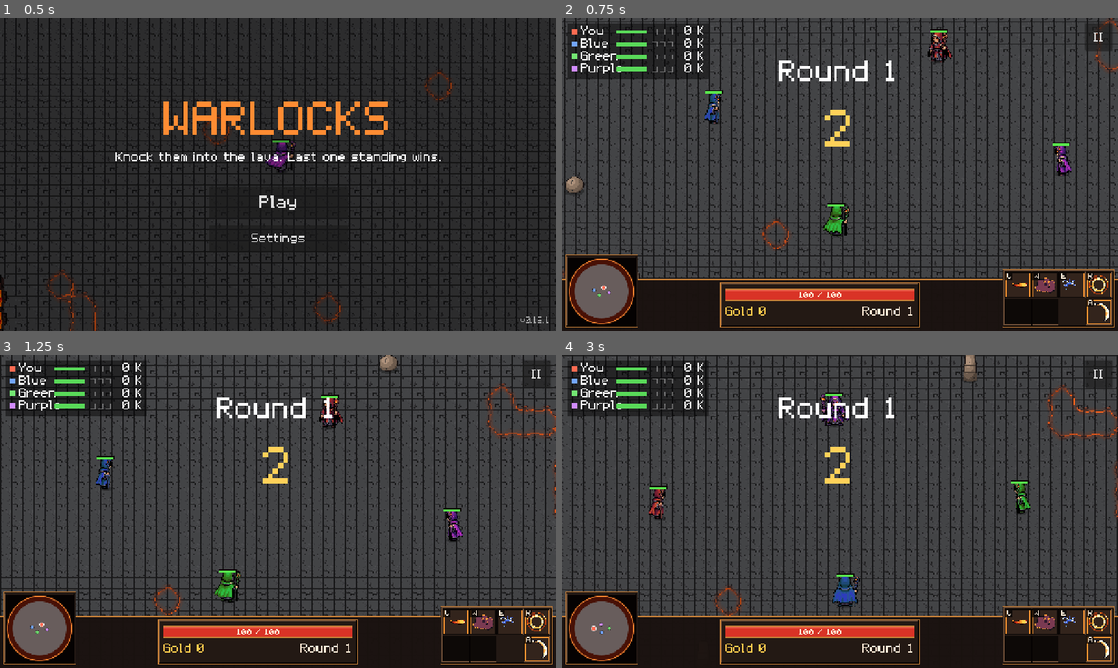
Above: before the commit, frames 1-4 (two rows, left to right).
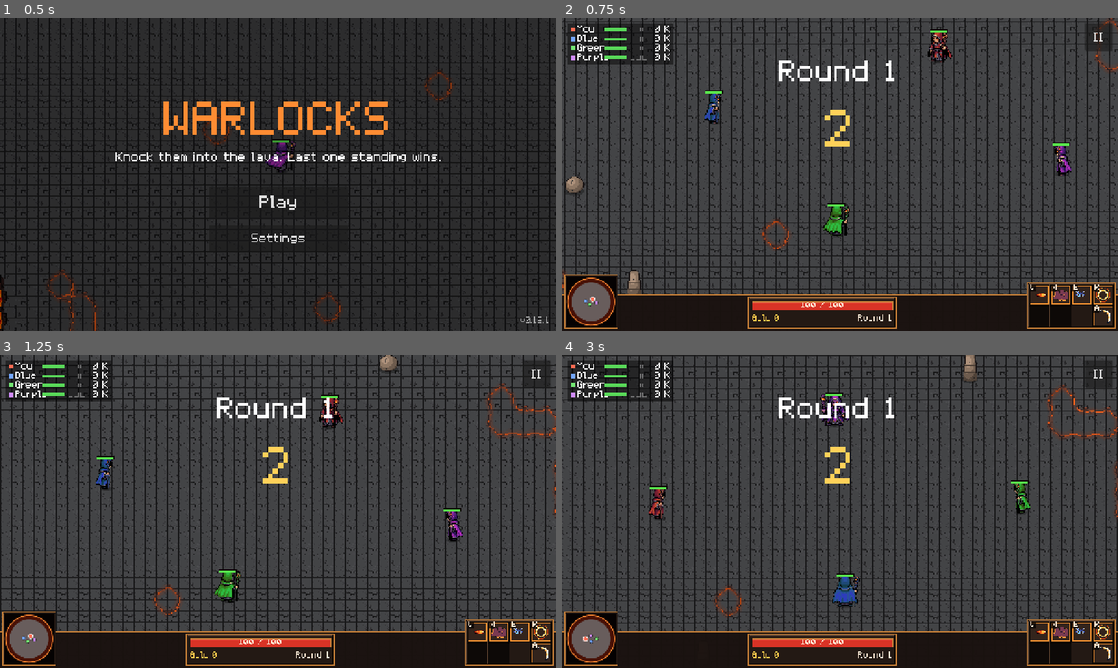
Above: after the commit, the same moments.

Repository: MariosToump/warlocks_on_android
Game: Godot game, scene res://scenes/game.tscn
Two runs of this game, one before a commit and one after it. Both use one fixed random seed, a clock stepped at 60 frames per second and the inputs below.
Inputs (mouse positions are in pixels of both pictures, inside the frame that each line leads up to):
- Up to frame 1 (0.5 s): no input
- Up to frame 2 (0.75 s): click "Play" at 0.5 s
- Up to frame 3 (1.25 s): no input
- Up to frame 4 (3 s): tap Enter at 1.25 s; move the mouse to (962, 495) at 1.27 s; hold D (move_right) 1.28-2 s; hold A (attack) 1.28-2 s; click (962, 495) at 1.42 s; click "II" at 2 s; click "Restart match" at 2.75 s

Frame 1 is identical in both runs. In frame 2, 12% of the frame differs, in the area x 0-100%, y 1-100%; in frame 3, 12%; in frame 4, 12%.

Commit message:
PC: start fully zoomed out, ~30% smaller bar, minimap and scoreboard
Co-Authored-By: Claude Opus 5.5 <noreply@anthropic.com>

Diff:
--- a/scripts/game.gd
+++ b/scripts/game.gd
@@ -138,6 +138,8 @@
 		wins_to_take_match = GameSettings.wins_to_take_match
 		touch.touchpad = GameSettings.move_mode == "touchpad"
 		arena.set_heat_haze(GameSettings.heat_haze)
+	if not touch_mode:
+		follow_zoom = arena.camera.min_zoom # PC: start as far out as the camera goes
 	arena.shrinks = shrink_arena
 	arena.regrows = not rounds # rounds end in sudden death instead
 	_lava_label = _make_lava_label()
@@ -698,12 +700,14 @@
 	_player_ctl_set("minimap", minimap)
 	if pc_bar:
 		# PC: in the bar's bottom-left frame.
-		var inset := PcBar.PAD + (PcBar.MAP_FRAME - Minimap.DIAMETER) / 2.0
+		minimap.diameter = PcBar.MINIMAP
+		minimap.custom_minimum_size = Vector2(PcBar.MINIMAP, PcBar.MINIMAP)
+		var inset := PcBar.PAD + (PcBar.MAP_FRAME - PcBar.MINIMAP) / 2.0
 		minimap.set_anchors_preset(Control.PRESET_BOTTOM_LEFT)
 		minimap.offset_left = inset
-		minimap.offset_right = inset + Minimap.DIAMETER
+		minimap.offset_right = inset + PcBar.MINIMAP
 		minimap.offset_bottom = -inset
-		minimap.offset_top = -inset - Minimap.DIAMETER
+		minimap.offset_top = -inset - PcBar.MINIMAP
 	else:
 		minimap.set_anchors_preset(Control.PRESET_TOP_RIGHT)
 		minimap.offset_left = -Minimap.DIAMETER - 12.0
@@ -728,8 +732,9 @@
 
 ## Settings that can change mid-match (from the pause menu).
 func apply_live_settings() -> void:
-	follow_zoom = GameSettings.zoom_value()
-	arena.camera.set_design_zoom(follow_zoom)
+	if touch_mode: # PC keeps its own (wheel) zoom
+		follow_zoom = GameSettings.zoom_value()
+		arena.camera.set_design_zoom(follow_zoom)
 	bot_difficulty = GameSettings.difficulty as Difficulty
 	touch.touchpad = GameSettings.move_mode == "touchpad"
 	arena.set_heat_haze(GameSettings.heat_haze)
--- a/scripts/minimap.gd
+++ b/scripts/minimap.gd
@@ -6,12 +6,15 @@
 
 const DIAMETER := 150.0
 
+## This minimap's size (phones: DIAMETER; the PC bar uses a smaller one).
+var diameter := DIAMETER
+
 var game: Node
 
 
 func _ready() -> void:
 	mouse_filter = Control.MOUSE_FILTER_IGNORE
-	custom_minimum_size = Vector2(DIAMETER, DIAMETER)
+	custom_minimum_size = Vector2(diameter, diameter)
 	size = custom_minimum_size
 
 
@@ -22,7 +25,7 @@
 ## Minimap pixels per world pixel (the full platform fills ~87% of the disc).
 func world_scale() -> float:
 	var arena: Arena = game.arena
-	return (DIAMETER / 2.0 - 4.0) / (arena.platform_radius_tiles * arena.tile_size * 1.15)
+	return (diameter / 2.0 - 4.0) / (arena.platform_radius_tiles * arena.tile_size * 1.15)
 
 
 ## Minimap-local position of a world point.
@@ -35,7 +38,7 @@
 	if game == null or not visible:
 		return null
 	var local := screen - get_global_rect().position
-	if local.distance_to(size / 2.0) > DIAMETER / 2.0:
+	if local.distance_to(size / 2.0) > diameter / 2.0:
 		return null
 	return game.arena.get_center() + (local - size / 2.0) / world_scale()
 
@@ -45,7 +48,7 @@
 		return
 	var arena: Arena = game.arena
 	var c := size / 2.0
-	var r := DIAMETER / 2.0
+	var r := diameter / 2.0
 	var k := world_scale()
 	var ts := float(arena.tile_size)
 	draw_circle(c, r, Color(0.35, 0.08, 0.03, 0.8), true, -1.0, true)
--- a/scripts/pause_menu.gd
+++ b/scripts/pause_menu.gd
@@ -106,6 +106,7 @@
 	var touch := Platform.touch()
 	_fullscreen.visible = not touch
 	_haptics.visible = touch
+	_zoom.visible = touch # PC: the mouse wheel zooms
 	_move.visible = touch
 	_refresh()
 	dim.visible = false
--- a/scripts/pc_bar.gd
+++ b/scripts/pc_bar.gd
@@ -7,11 +7,13 @@
 ## left, and a tooltip on hover. Display only: you cast with the keys.
 ## Built by game.gd when Platform.touch() is false.
 
-const BAR_H := 120.0
-const ICON := 56.0
-const GAP := 6.0
-const PAD := 8.0
-const MAP_FRAME := 166.0
+## Sizes (2026-11-28 feel pass: about 30% smaller than the first bar).
+const BAR_H := 84.0
+const ICON := 44.0
+const GAP := 5.0
+const PAD := 6.0
+const MINIMAP := 110.0
+const MAP_FRAME := MINIMAP + 12.0
 ## The spell card, row by row ("" = empty cell).
 const CARD := [["Q", "W", "E", "R"], ["D", "F", "", "A"]]
 const STARTER_DESC := {
@@ -52,7 +54,7 @@
 	_tip.add_theme_stylebox_override("panel", sb)
 	_tip.mouse_filter = Control.MOUSE_FILTER_IGNORE
 	_tip_label = Label.new()
-	_tip_label.add_theme_font_size_override("font_size", 17)
+	_tip_label.add_theme_font_size_override("font_size", 15)
 	_tip_label.add_theme_color_override("font_color", C_TEXT)
 	_tip.add_child(_tip_label)
 	_tip.visible = false
@@ -84,7 +86,7 @@
 func centre_rect() -> Rect2:
 	var left := map_frame_rect().end.x + 12.0
 	var right := card_rect().position.x - 12.0
-	var w := minf(right - left, 460.0)
+	var w := minf(right - left, 340.0)
 	return Rect2((left + right - w) / 2.0, size.y - BAR_H + PAD, w, BAR_H - 2 * PAD)
 
 
@@ -100,7 +102,7 @@
 
 ## Where the minimap sits (centred in its frame).
 func minimap_position() -> Vector2:
-	return map_frame_rect().get_center() - Vector2(Minimap.DIAMETER, Minimap.DIAMETER) / 2.0
+	return map_frame_rect().get_center() - Vector2(MINIMAP, MINIMAP) / 2.0
 
 
 func slot_at(pos: Vector2) -> String:
@@ -227,15 +229,15 @@
 		_draw_sweep(r, ratio, Color(0, 0, 0, 0.68))
 		var secs := _seconds_left(slot)
 		var t := str(ceili(secs)) if secs >= 1.0 else "%.1f" % secs
-		draw_string_outline(font, Vector2(r.position.x, r.get_center().y + 8), t,
-				HORIZONTAL_ALIGNMENT_CENTER, ICON, 22, 5, Color.BLACK)
+		draw_string_outline(font, Vector2(r.position.x, r.get_center().y + 6), t,
+				HORIZONTAL_ALIGNMENT_CENTER, ICON, 18, 4, Color.BLACK)
 		draw_string(font, Vector2(r.position.x, r.get_center().y + 8), t,
-				HORIZONTAL_ALIGNMENT_CENTER, ICON, 22, C_TEXT)
+				HORIZONTAL_ALIGNMENT_CENTER, ICON, 18, C_TEXT)
 	else:
 		draw_rect(r.grow(-1), C_READY, false, 2.0)
 	# Hotkey letter, top-left corner.
-	draw_rect(Rect2(r.position, Vector2(16, 17)), Color(0, 0, 0, 0.7))
-	draw_string(font, r.position + Vector2(3, 14), slot, HORIZONTAL_ALIGNMENT_LEFT, -1, 15, C_TEXT)
+	draw_rect(Rect2(r.position, Vector2(13, 14)), Color(0, 0, 0, 0.7))
+	draw_string(font, r.position + Vector2(2, 11), slot, HORIZONTAL_ALIGNMENT_LEFT, -1, 12, C_TEXT)
 
 
 func _draw_icon(tex: Texture2D, box: Rect2, tint: Color) -> void:
@@ -264,22 +266,22 @@
 	if p == null:
 		return
 	var font := get_theme_default_font()
-	var inner := r.grow(-12)
+	var inner := r.grow(-8)
 	# Health bar.
-	var hp := Rect2(inner.position + Vector2(0, 4), Vector2(inner.size.x, 26))
+	var hp := Rect2(inner.position + Vector2(0, 2), Vector2(inner.size.x, 20))
 	draw_rect(hp, C_DARK)
 	var frac := clampf(p.health / p.max_health, 0.0, 1.0) if p.alive else 0.0
 	draw_rect(Rect2(hp.position, Vector2(hp.size.x * frac, hp.size.y)), C_HP)
 	draw_rect(Rect2(hp.position, Vector2(hp.size.x * frac, 4)), Color(1, 0.5, 0.4, 0.5))
 	draw_rect(hp, C_BRONZE, false, 1.0)
 	var hp_text := "%d / %d" % [ceili(p.health), int(p.max_health)] if p.alive else "Ghost"
-	draw_string_outline(font, hp.position + Vector2(0, 20), hp_text, HORIZONTAL_ALIGNMENT_CENTER,
-			hp.size.x, 18, 4, Color.BLACK)
-	draw_string(font, hp.position + Vector2(0, 20), hp_text, HORIZONTAL_ALIGNMENT_CENTER, hp.size.x, 18, C_TEXT)
+	draw_string_outline(font, hp.position + Vector2(0, 15), hp_text, HORIZONTAL_ALIGNMENT_CENTER,
+			hp.size.x, 14, 4, Color.BLACK)
+	draw_string(font, hp.position + Vector2(0, 15), hp_text, HORIZONTAL_ALIGNMENT_CENTER, hp.size.x, 14, C_TEXT)
 	# Gold and round.
-	var y := hp.end.y + 34
+	var y := hp.end.y + 24
 	var gold: int = game.gold.get(p, 0)
-	draw_string(font, Vector2(inner.position.x, y), "Gold %d" % gold, HORIZONTAL_ALIGNMENT_LEFT, -1, 20, C_GOLD)
+	draw_string(font, Vector2(inner.position.x, y), "Gold %d" % gold, HORIZONTAL_ALIGNMENT_LEFT, -1, 16, C_GOLD)
 	var rn: int = game.round_number
 	draw_string(font, Vector2(inner.position.x, y), "Round %d" % rn if rn > 0 else "", HORIZONTAL_ALIGNMENT_RIGHT,
-			inner.size.x, 20, C_TEXT)
+			inner.size.x, 16, C_TEXT)
--- a/scripts/round_hud.gd
+++ b/scripts/round_hud.gd
@@ -38,6 +38,8 @@
 
 	_board = Scoreboard.new()
 	_board.hud = self
+	if not Platform.touch():
+		_board.scale = Vector2(0.75, 0.75) # PC: smaller HUD (feel pass 2026-11-28)
 	_board.position = Vector2(12, 12)
 	add_child(_board)
 
--- a/tools/test_pc.gd
+++ b/tools/test_pc.gd
@@ -81,6 +81,7 @@
 	_check(texts.get("Fullscreen", false), "Fullscreen row shown")
 	_check(texts.has("Vibration") and not texts["Vibration"], "Vibration row hidden")
 	_check(texts.has("Move") and not texts["Move"], "Move row hidden")
+	_check(texts.has("Zoom") and not texts["Zoom"], "Zoom row hidden (the wheel zooms)")
 
 
 func _test_bar() -> void:
@@ -93,10 +94,16 @@
 	var q := bar.slot_rect("Q")
 	var w := bar.slot_rect("W")
 	_check(q.position.x < w.position.x and is_equal_approx(q.position.y, w.position.y), "Q left of W, same row")
-	_check(is_equal_approx(bar.card_rect().end.x, bar.size.x - 8.0), "card 8 px from the right")
+	_check(is_equal_approx(bar.card_rect().end.x, bar.size.x - PcBar.PAD), "card at the right edge")
 	var mm: Rect2 = game.minimap.get_global_rect()
 	_check(mm.position.x < 20.0 and bar.map_frame_rect().encloses(mm), "minimap in the bottom-left frame")
 	_check(bar.blocks_mouse(Vector2(640, bar.size.y - 5)), "the bar blocks the mouse at the bottom")
+	_check(is_equal_approx(bar.strip_rect().size.y, 84.0) and is_equal_approx(bar.slot_rect("Q").size.x, 44.0),
+			"smaller bar: strip 84, icons 44")
+	_check(is_equal_approx(game.minimap.size.x, 110.0), "smaller minimap: 110 (%.0f)" % game.minimap.size.x)
+	var cam: ArenaCamera = game.arena.camera
+	var far_out := maxf(roundf(cam.min_zoom * cam.screen_scale()), 1.0) / cam.screen_scale()
+	_check(is_equal_approx(cam.zoom.x, far_out), "starts zoomed out (zoom %.2f, furthest %.2f)" % [cam.zoom.x, far_out])
 	_check(not bar.blocks_mouse(Vector2(640, 300)), "but not mid-screen")
 	_check(bar.tooltip_text("Q").begins_with("Fireball") and "Cooldown" in bar.tooltip_text("Q"),
 			"Q tooltip: " + bar.tooltip_text("Q").replace("
@@ -113,7 +120,7 @@
 	root.size = Vector2i(1600, 720)
 	await process_frame
 	await process_frame
-	_check(is_equal_approx(bar.card_rect().end.x, bar.size.x - 8.0), "after a resize the card stays 8 px from the right")
+	_check(is_equal_approx(bar.card_rect().end.x, bar.size.x - PcBar.PAD), "after a resize the card stays at the right edge")
 	root.size = old
 	await process_frame
 
